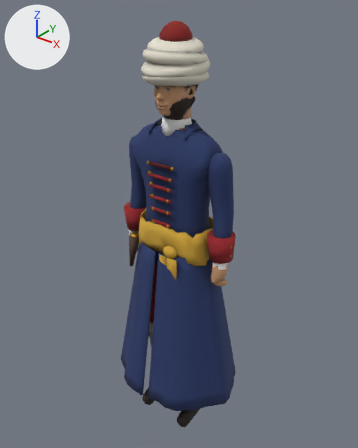
A saved change to the glTF model reckoning/models/janissary.glb.
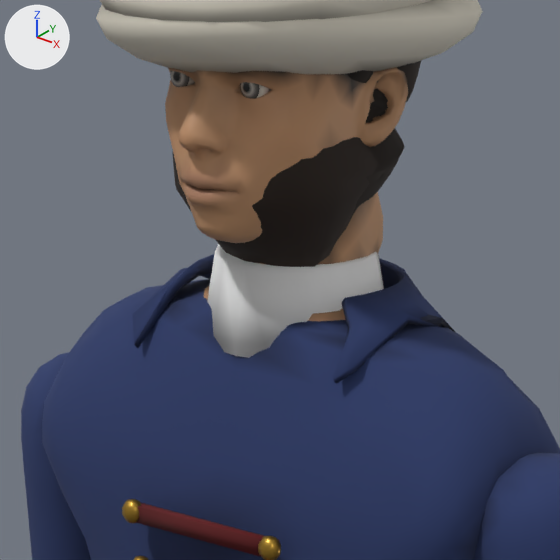
The first picture shows the older version from a camera (50 mm lens) standing at (1.221, -1.512, 1.993) and looking at (-0.023, 0.043, 1.03). The close-ups show the older and then the newer version on the part from 35% to 62% of the width and 16% to 38% of the height of that picture. Only the edits that show in the close-ups are written down. Arrows for +X, +Y and +Z are at upper left; the lights stay in place. Vertices at exactly the same position are counted once.

Before the edit, the objects in view are built like this:
```python
me_janissary_beard = bpy.data.meshes.new('janissary_beard')
me_janissary_beard.from_pydata(...)  # 534 vertices, 1064 faces; spans x -0.073..0.073, y -0.105..0.078, z 1.511..1.742
me_janissary_beard.materials.append(mat_janissary_beard)
me_janissary_hair = bpy.data.meshes.new('janissary_hair')
me_janissary_hair.from_pydata(...)  # 1082 vertices, 2160 faces; spans x -0.085..0.085, y -0.108..0.096, z 1.525..1.766
me_janissary_hair.materials.append(mat_janissary_hair)
me_janissary_metal = bpy.data.meshes.new('janissary_metal')
me_janissary_metal.from_pydata(...)  # 522 vertices, 976 faces; spans x -0.292..0.292, y -0.116..-0.006, z 0.955..1.356
me_janissary_metal.materials.append(mat_janissary_metal)
me_janissary_skin = bpy.data.meshes.new('janissary_skin')
me_janissary_skin.from_pydata(...)  # 1599 vertices, 3168 faces; spans x -0.083..0.081, y -0.115..0.084, z 1.417..1.749
me_janissary_skin.materials.append(mat_janissary_skin)
me_janissary_tash = bpy.data.meshes.new('janissary_tash')
me_janissary_tash.from_pydata(...)  # 534 vertices, 1064 faces; spans x -0.073..0.073, y -0.105..0.078, z 1.526..1.742
me_janissary_tash.materials.append(mat_janissary_tash)
ob_janissary_beard = bpy.data.objects.new('janissary_beard', me_janissary_beard)
ob_janissary_beard.location = (0.0, 0.0, 0.0)
ob_janissary_hair = bpy.data.objects.new('janissary_hair', me_janissary_hair)
ob_janissary_hair.location = (0.0, 0.0, 0.0)
ob_janissary_metal = bpy.data.objects.new('janissary_metal', me_janissary_metal)
ob_janissary_metal.location = (0.0, 0.0, 0.0)
ob_janissary_skin = bpy.data.objects.new('janissary_skin', me_janissary_skin)
ob_janissary_skin.location = (0.0, 0.0, 0.0)
ob_janissary_tash = bpy.data.objects.new('janissary_tash', me_janissary_tash)
ob_janissary_tash.location = (0.0, 0.0, 0.0)
# also in view: 'janissary_body' at (0.0, -0.016, 0.767); 'janissary_cuff' at (0.0, -0.03, 1.16); 'janissary_hat' at (0.0, -0.006, 1.727); 'janissary_coat' at (0.004, 0.004, 0.872); 'janissary_linen' at (0.0, 0.0, 1.49)
```
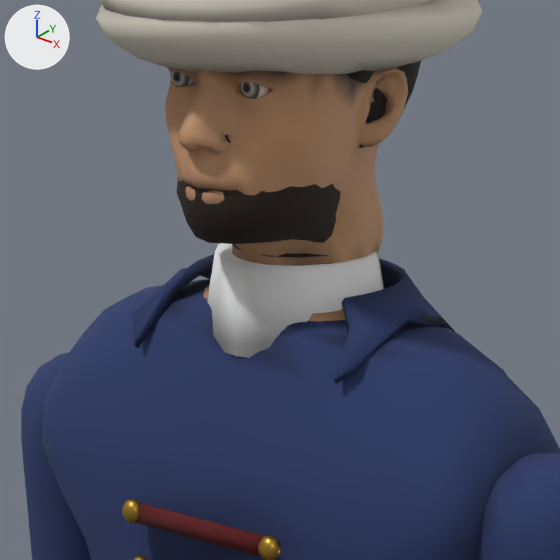
Patch to the scene script:
```diff
--- a/reckoning/models/janissary.glb.py
+++ b/reckoning/models/janissary.glb.py
@@ me_janissary_beard @@
 # used by ob_janissary_beard; location = (0.0, 0.0, 0.0)
-me_janissary_beard.from_pydata(...)  # 534 vertices, 1064 faces; spans x -0.073..0.073, y -0.105..0.078, z 1.511..1.742
+me_janissary_beard.from_pydata(...)  # 534 vertices, 1064 faces; spans x -0.073..0.073, y -0.105..0.076, z 1.526..1.742
+# me_janissary_beard part 1: 224 of 534 vertices moved; they spanned x -0.073..0.073, y -0.101..0.078, z 1.511..1.619 and now span x -0.066..0.066, y -0.104..0.062, z 1.526..1.605; mean shift (0.0, 0.003, 0.001); largest move (0.0, 0.01, 1.533) -> (0.0, 0.062, 1.533)
 me_janissary_beard.materials.append(mat_janissary_beard)
@@ me_janissary_hair @@
 me_janissary_hair.from_pydata(...)  # 1082 vertices, 2160 faces; spans x -0.085..0.085, y -0.108..0.096, z 1.525..1.766
 # used by ob_janissary_hair; location = (0.0, 0.0, 0.0)
+# me_janissary_hair part 2: 478 of 1082 vertices moved; they spanned x -0.071..0.071, y -0.098..0.08, z 1.525..1.625 and now span x -0.071..0.071, y -0.098..0.076, z 1.525..1.614; mean shift (0.0, 0.003, -0.003); largest move (0.0, 0.005, 1.533) -> (0.0, 0.062, 1.533)
+# me_janissary_hair part 3: 47 kept faces spanning x -0.051..0.051, y -0.041..0.056, z 1.563..1.581 get new vertex colours; the middle colour goes from black #21150d to black #0f0804
 me_janissary_hair.materials.append(mat_janissary_hair)
@@ me_janissary_skin @@
 me_janissary_skin.from_pydata(...)  # 1599 vertices, 3168 faces; spans x -0.083..0.081, y -0.115..0.084, z 1.417..1.749
 # used by ob_janissary_skin; location = (0.0, 0.0, 0.0)
+# me_janissary_skin part 4: 582 faces centred in x -0.081..0.081, y -0.103..0.066, z 1.514..1.679 are repainted in the vertex colours; the middle colour goes from brown #74563e to brown #af8461
 me_janissary_skin.materials.append(mat_janissary_skin)
@@ me_janissary_tash @@
 # used by ob_janissary_tash; location = (0.0, 0.0, 0.0)
-me_janissary_tash.from_pydata(...)  # 534 vertices, 1064 faces; spans x -0.073..0.073, y -0.105..0.078, z 1.526..1.742
+me_janissary_tash.from_pydata(...)  # 534 vertices, 1064 faces; spans x -0.073..0.073, y -0.105..0.076, z 1.526..1.742
+# me_janissary_tash part 5: 224 of 534 vertices moved; they spanned x -0.072..0.073, y -0.101..0.078, z 1.526..1.619 and now span x -0.066..0.066, y -0.099..0.062, z 1.526..1.605; mean shift (0.0, 0.003, -0.001); largest move (0.0, 0.01, 1.533) -> (0.0, 0.062, 1.533)
 me_janissary_tash.materials.append(mat_janissary_tash)
```

What differs and where, as boxes (x1, y1, x2, y2) in the close-ups (560 x 560 px; the box of a moved part takes in the faces that stretch with it):
'janissary_beard', reshaped
    before: (172, 90, 390, 267)
    after: (177, 178, 341, 245)
'janissary_hair', reshaped (mostly hidden)
    before: (345, 61, 421, 230)
    after: (225, 61, 421, 257)
'janissary_tash', reshaped (mostly hidden afterwards)
    before: (347, 119, 404, 226)
    after: (265, 90, 388, 256)
part 1 of me_janissary_beard, moved or reshaped
    before: (172, 103, 390, 267)
    after: (177, 178, 341, 245)
part 2 of me_janissary_hair, moved or reshaped (mostly hidden)
    before: (345, 91, 413, 230)
    after: (225, 91, 413, 257)
part 3 of me_janissary_hair, recoloured
    before: (365, 163, 397, 190)
part 4 of me_janissary_skin, edited (looks the same)
    both: (218, 67, 408, 265)
part 5 of me_janissary_tash, moved or reshaped (mostly hidden afterwards)
    before: (347, 128, 404, 226)
    after: (265, 103, 386, 256)
